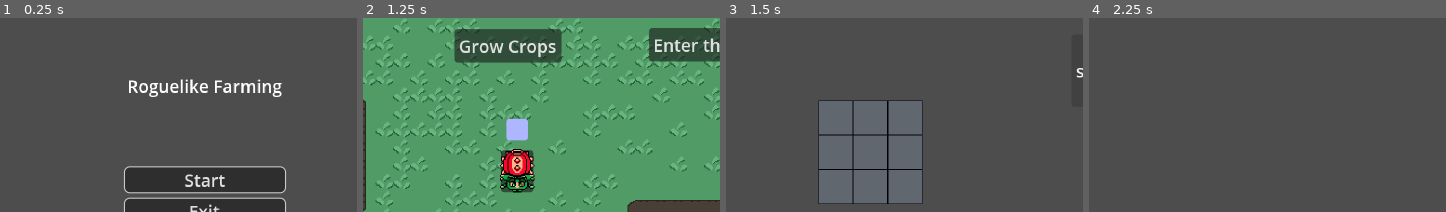
Above: before the commit, frames 1-4 (left to right).
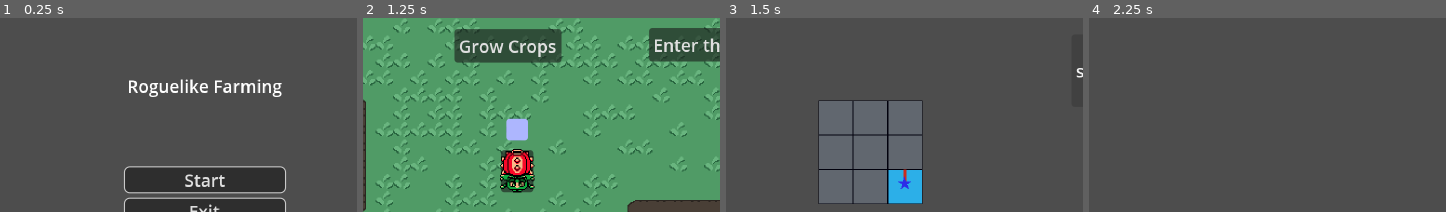
Above: after the commit, the same moments.

Repository: Chikenscreed/roguelike-farming
Game: Godot game, scene res://Scenes/main_menu.tscn
Two runs of this game, one before a commit and one after it. Both use one fixed random seed, a clock stepped at 60 frames per second and the inputs below. The engine's default icon, where the game draws it, is replaced by a stand-in: a white triangle on a blue panel in a dark square.
Inputs:
- Up to frame 1 (0.25 s): no input
- Up to frame 2 (1.25 s): click "Start" at 0.5 s
- Up to frame 3 (1.5 s): click "Enter the Dungeon" at 1.25 s
- Up to frame 4 (2.25 s): click "submit Dungeon" at 2 s
The pictures show only the part of the screen within x 27-77%, y 4-54%; the shares and areas given below are measured in that part.

Frames 1-2 are identical in both runs. In frame 3, 1.7% of the frame differs, in the area x 45-55%, y 77-96%; in frame 4, nothing differs.
Error in both runs: Invalid call. Nonexistent function 'makePlayable' in base 'Nil'. (res://Scripts/DungeonThings/dungeon_manager.gd:118)

Commit message:
extras are now previewed on the tile preview

Diff:
--- a/roguelike-farming/Resources/DungeonExtras/chest.tres
+++ b/roguelike-farming/Resources/DungeonExtras/chest.tres
@@ -1,6 +1,7 @@
-[gd_resource type="Resource" script_class="Chest" load_steps=3 format=3 uid="uid://dyf6dxd2edc7t"]
+[gd_resource type="Resource" script_class="Chest" load_steps=4 format=3 uid="uid://dyf6dxd2edc7t"]
 
 [ext_resource type="PackedScene" uid="uid://bdhei54eu7r73" path="res://Scenes/DungeonThings/mapComponents/chest.tscn" id="1_0csdk"]
+[ext_resource type="Texture2D" uid="uid://dshcbqefinmbs" path="res://Sprites/dungeonSprites/Tiles/TilePreviews/chestpreviewPlaceholder.png" id="1_ocyuq"]
 [ext_resource type="Script" uid="uid://mk71elkma5mt" path="res://Scripts/DungeonThings/Resources/DungeonExtrasResourceScripts/chestResource.gd" id="2_0csdk"]
 
 [resource]
@@ -8,4 +9,5 @@
 script = ExtResource("2_0csdk")
 name = "Chest"
 scenetoBePlaced = ExtResource("1_0csdk")
+previewSprite = ExtResource("1_ocyuq")
 metadata/_custom_type_script = "uid://mk71elkma5mt"
--- a/roguelike-farming/Resources/DungeonExtras/exit.tres
+++ b/roguelike-farming/Resources/DungeonExtras/exit.tres
@@ -1,5 +1,6 @@
-[gd_resource type="Resource" script_class="Exit" load_steps=3 format=3 uid="uid://o3j6736lpo21"]
+[gd_resource type="Resource" script_class="Exit" load_steps=4 format=3 uid="uid://o3j6736lpo21"]
 
+[ext_resource type="Texture2D" uid="uid://fetwv1grx3ao" path="res://Sprites/dungeonSprites/Tiles/TilePreviews/exitPreviewPlaceholder.png" id="1_jiloo"]
 [ext_resource type="Script" uid="uid://b75o3pfow0s56" path="res://Scripts/DungeonThings/Resources/DungeonExtrasResourceScripts/exitResource.gd" id="1_jsufx"]
 [ext_resource type="PackedScene" uid="uid://dgkuh1xy1evma" path="res://Scenes/DungeonThings/mapComponents/exit.tscn" id="1_t35vl"]
 
@@ -8,4 +9,5 @@
 script = ExtResource("1_jsufx")
 name = "Exit"
 scenetoBePlaced = ExtResource("1_t35vl")
+previewSprite = ExtResource("1_jiloo")
 metadata/_custom_type_script = "uid://b75o3pfow0s56"
--- /dev/null
+++ b/roguelike-farming/Resources/exitTile.tres
@@ -0,0 +1,13 @@
+[gd_resource type="Resource" script_class="Tile_Data" load_steps=5 format=3 uid="uid://dats1nuyd2ltt"]
+
+[ext_resource type="Script" uid="uid://cwqxp04862h6e" path="res://Scripts/DungeonThings/Resources/DungeonExtrasResourceScripts/DungeonExtras.gd" id="1_v3r42"]
+[ext_resource type="Resource" uid="uid://o3j6736lpo21" path="res://Resources/DungeonExtras/exit.tres" id="2_0adj1"]
+[ext_resource type="Script" uid="uid://fj0p44iwfaup" path="res://Scripts/DungeonThings/Resources/Tile.gd" id="2_j1tbl"]
+[ext_resource type="Resource" uid="uid://c3qxx631eltg6" path="res://Resources/baseStyle.tres" id="4_pvgqy"]
+
+[resource]
+script = ExtResource("2_j1tbl")
+entranceComposition = 1
+extras = Array[ExtResource("1_v3r42")]([ExtResource("2_0adj1")])
+tileStyle = ExtResource("4_pvgqy")
+metadata/_custom_type_script = "uid://fj0p44iwfaup"
--- a/roguelike-farming/Scenes/DungeonThings/build_dungeon_screen.tscn
+++ b/roguelike-farming/Scenes/DungeonThings/build_dungeon_screen.tscn
@@ -6,20 +6,21 @@
 [ext_resource type="Script" uid="uid://fj0p44iwfaup" path="res://Scripts/DungeonThings/Resources/Tile.gd" id="5_56aqq"]
 [ext_resource type="Texture2D" uid="uid://d02bahh1vu8m4" path="res://Sprites/dungeonSprites/Tiles/TilePreviews/baseBackground.png" id="5_ge5sd"]
 [ext_resource type="Script" uid="uid://hbkxdkqw2m7c" path="res://Scripts/DungeonThings/Resources/TileStyle.gd" id="6_56aqq"]
+[ext_resource type="Resource" uid="uid://dats1nuyd2ltt" path="res://Resources/exitTile.tres" id="7_56aqq"]
 
-[sub_resource type="Resource" id="Resource_c3imi"]
+[sub_resource type="Resource" id="Resource_56aqq"]
 resource_local_to_scene = true
 script = ExtResource("6_56aqq")
 name = "baseStyle"
 previewTileBackground = ExtResource("5_ge5sd")
 metadata/_custom_type_script = "uid://hbkxdkqw2m7c"
 
-[sub_resource type="Resource" id="Resource_c1gf7"]
+[sub_resource type="Resource" id="Resource_c3imi"]
 resource_local_to_scene = true
 script = ExtResource("5_56aqq")
 name = "T"
 entranceComposition = 7
-tileStyle = SubResource("Resource_c3imi")
+tileStyle = SubResource("Resource_56aqq")
 metadata/_custom_type_script = "uid://fj0p44iwfaup"
 
 [node name="BuildDungeonScreen" type="Control"]
@@ -54,7 +55,6 @@
 [node name="FrameTileSlot3" parent="TileFrame2" instance=ExtResource("1_osag5")]
 position = Vector2(346, 108)
 mapSlot = true
-pregeneratedTile = true
 
 [node name="FrameTileSlot4" parent="TileFrame2" instance=ExtResource("1_osag5")]
 position = Vector2(282, 140)
@@ -79,6 +79,8 @@
 [node name="FrameTileSlot9" parent="TileFrame2" instance=ExtResource("1_osag5")]
 position = Vector2(346, 172)
 mapSlot = true
+pregeneratedTile = true
+tileData = ExtResource("7_56aqq")
 
 [node name="Button" type="Button" parent="."]
 layout_mode = 0
--- a/roguelike-farming/Scenes/DungeonThings/mapTile.tscn
+++ b/roguelike-farming/Scenes/DungeonThings/mapTile.tscn
@@ -41,5 +41,9 @@
 scale = Vector2(0.5, 0.5)
 texture = ExtResource("3_p2f1m")
 
+[node name="extra" type="Sprite2D" parent="."]
+visible = false
+scale = Vector2(0.5, 0.5)
+
 [connection signal="mouse_entered" from="." to="." method="_on_mouse_entered"]
 [connection signal="mouse_exited" from="." to="." method="_on_mouse_exited"]
--- a/roguelike-farming/Scripts/DungeonThings/MapTile.gd
+++ b/roguelike-farming/Scripts/DungeonThings/MapTile.gd
@@ -8,6 +8,7 @@
 @onready var east: Sprite2D = $east
 @onready var south: Sprite2D = $south
 @onready var west: Sprite2D = $west
+@onready var extra: Sprite2D = $extra
 
 
 #bit masks for the entrances:
@@ -129,8 +130,13 @@
 		west.visible = true
 	pass
 
+func showExtras() -> void:
+	if tileData.extras != []:
+		extra.texture = tileData.extras[0].previewSprite
+		extra.visible = true
 
 func createVisualisation() -> void:
 	showEntrances()
+	showExtras()
 	background.texture = tileData.tileStyle.previewTileBackground
 	pass
--- a/roguelike-farming/Scripts/DungeonThings/Resources/DungeonExtrasResourceScripts/DungeonExtras.gd
+++ b/roguelike-farming/Scripts/DungeonThings/Resources/DungeonExtrasResourceScripts/DungeonExtras.gd
@@ -4,3 +4,5 @@
 @export var name: String
 
 @export var scenetoBePlaced: PackedScene
+
+@export var previewSprite: CompressedTexture2D
Not shown: 2 places in roguelike-farming/Scenes/DungeonThings/build_dungeon_screen.tscn that only renumber resources
Binary file removed: roguelike-farming/Sprites/dungeonSprites/Tiles/TilePreviews/Tile_e.png
Not shown, removed: roguelike-farming/Sprites/dungeonSprites/Tiles/TilePreviews/Tile_e.png.import
Binary file removed: roguelike-farming/Sprites/dungeonSprites/Tiles/TilePreviews/Tile_n.png
Not shown, removed: roguelike-farming/Sprites/dungeonSprites/Tiles/TilePreviews/Tile_n.png.import
Binary file removed: roguelike-farming/Sprites/dungeonSprites/Tiles/TilePreviews/Tile_ne.png
Not shown, removed: roguelike-farming/Sprites/dungeonSprites/Tiles/TilePreviews/Tile_ne.png.import
Binary file removed: roguelike-farming/Sprites/dungeonSprites/Tiles/TilePreviews/Tile_ns.png
Not shown, removed: roguelike-farming/Sprites/dungeonSprites/Tiles/TilePreviews/Tile_ns.png.import
Binary file removed: roguelike-farming/Sprites/dungeonSprites/Tiles/TilePreviews/Tile_nse.png
Not shown, removed: roguelike-farming/Sprites/dungeonSprites/Tiles/TilePreviews/Tile_nse.png.import
Binary file removed: roguelike-farming/Sprites/dungeonSprites/Tiles/TilePreviews/Tile_nsw.png
(and 25 more such lines)
